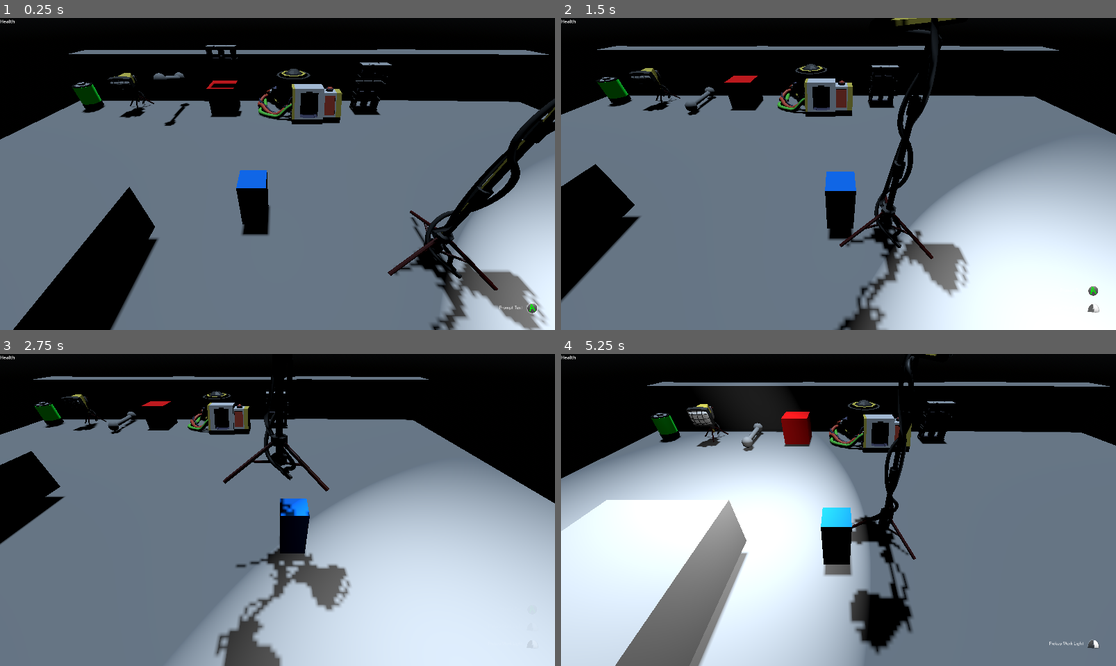
Above: before the commit, frames 1-4 (two rows, left to right).
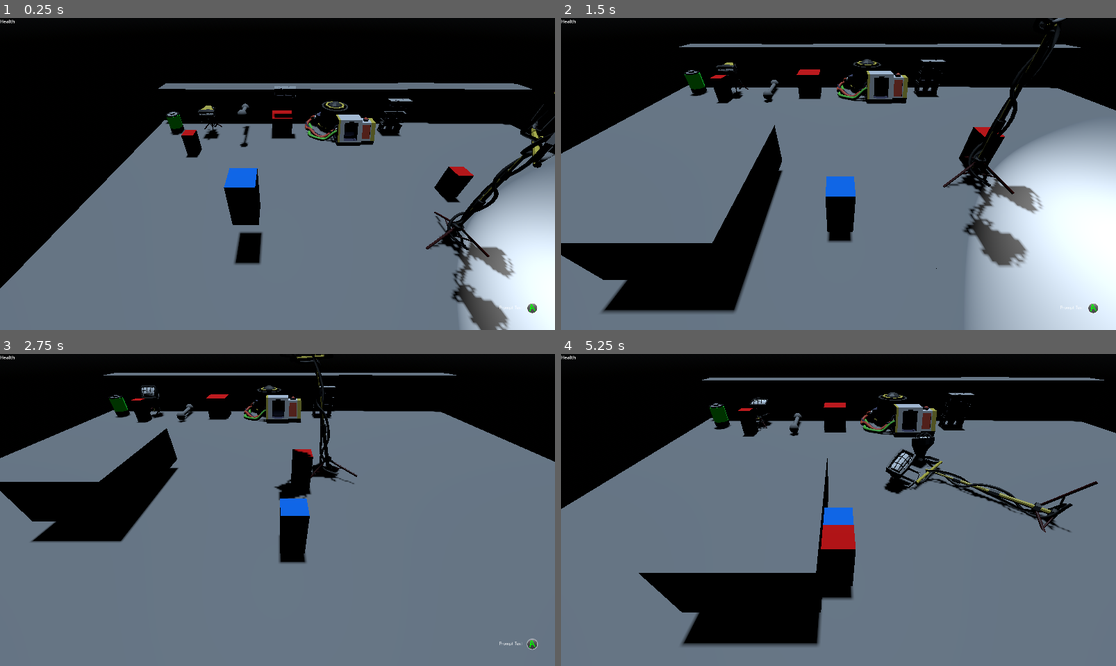
Above: after the commit, the same moments.

Repository: joshandersn/power
Game: Godot game, scene res://Scenes/main.tscn
Two runs of this game, one before a commit and one after it. Both use one fixed random seed, a clock stepped at 60 frames per second and the inputs below.
Inputs (mouse positions are in pixels of both pictures, inside the frame that each line leads up to):
- Up to frame 1 (0.25 s): no input
- Up to frame 2 (1.5 s): move the mouse to (960, 158) at 0.52 s; hold D (move_right) 0.53-1.28 s; right-click (960, 158) at 0.6 s; move the mouse to (727, 189) at 1.27 s; hold S (move_down) from 1.28 s (still down); right-click (727, 189) at 1.35 s
- Up to frame 3 (2.75 s): move the mouse to (333, 441) at 2.02 s; release S (move_down) at 2.03 s; hold D (move_right) from 2.03 s (still down); click (333, 441) at 2.1 s; right-click (333, 441) at 2.3 s
- Up to frame 4 (5.25 s): move the mouse to (810, 572) at 2.77 s; release D (move_right) at 2.78 s; hold W (move_up) 2.78-3.53 s; tap E (use_cable) at 2.85 s; right-click (810, 572) at 3.05 s; move the mouse to (1005, 556) at 3.52 s; hold A (move_left) 3.53-5.03 s; right-click (1005, 556) at 3.6 s; move the mouse to (672, 463) at 4.27 s; right-click (672, 463) at 4.35 s; move the mouse to (866, 510) at 5.02 s; hold S (move_down) from 5.03 s (still down); click (866, 510) at 5.1 s

The runs differ from the first frame. In frame 1, 31% of the frame differs, in the area x 0-100%, y 8-100%; in frame 2, 40%; in frame 3, 46%; in frame 4, 49%, in the area x 0-100%, y 0-100%.

Commit message:
adds knocking over

Diff:
--- a/Entities/player.gd
+++ b/Entities/player.gd
@@ -34,15 +34,18 @@
 			object.get_parent().cable_b = new_object
 
 func pickup(object: Node3D) -> void:
-	picked_up_item = object
-	object.freeze = true
-	detected_plug = null
-	can_pickup = false
-	if "inserted_into" in object:
-		if object.inserted_into:
-			object.inserted_into.have_item_removed()
-	pickup_field.resize(0)
-	$PickupTimer.start()
+	if "knocked_over" in object and object.knocked_over:
+		object.prop_back_up()
+	else:
+		picked_up_item = object
+		object.freeze = true
+		detected_plug = null
+		can_pickup = false
+		if "inserted_into" in object:
+			if object.inserted_into:
+				object.inserted_into.have_item_removed()
+		pickup_field.resize(0)
+		$PickupTimer.start()
 
 func throw_item() -> void:
 	if picked_up_item:
--- a/Items/WorkLight.tscn
+++ b/Items/WorkLight.tscn
@@ -31,11 +31,63 @@
 [sub_resource type="SphereShape3D" id="SphereShape3D_83ln2"]
 radius = 0.756222
 
+[sub_resource type="Animation" id="Animation_6vkh1"]
+resource_name = "knockOver"
+tracks/0/type = "value"
+tracks/0/imported = false
+tracks/0/enabled = true
+tracks/0/path = NodePath("Node3D:rotation")
+tracks/0/interp = 1
+tracks/0/loop_wrap = true
+tracks/0/keys = {
+"times": PackedFloat32Array(0, 0.166667, 0.266667, 0.333333),
+"transitions": PackedFloat32Array(1, 0.267943, 2.63902, 1),
+"update": 0,
+"values": [Vector3(0, 0, 0), Vector3(1.5708, 0, 0), Vector3(1.53589, 0, 0), Vector3(1.5708, 0, 0)]
+}
+
+[sub_resource type="Animation" id="Animation_xnnic"]
+length = 0.001
+tracks/0/type = "value"
+tracks/0/imported = false
+tracks/0/enabled = true
+tracks/0/path = NodePath("Node3D:rotation")
+tracks/0/interp = 1
+tracks/0/loop_wrap = true
+tracks/0/keys = {
+"times": PackedFloat32Array(0),
+"transitions": PackedFloat32Array(1),
+"update": 0,
+"values": [Vector3(0, 0, 0)]
+}
+
+[sub_resource type="Animation" id="Animation_qquhl"]
+resource_name = "PropUp"
+tracks/0/type = "value"
+tracks/0/imported = false
+tracks/0/enabled = true
+tracks/0/path = NodePath("Node3D:rotation")
+tracks/0/interp = 1
+tracks/0/loop_wrap = true
+tracks/0/keys = {
+"times": PackedFloat32Array(0, 0.266667, 0.5, 0.933333),
+"transitions": PackedFloat32Array(0.217638, 1, 0.307786, 1),
+"update": 0,
+"values": [Vector3(1.5708, 0, 0), Vector3(1.13747, 0, 0), Vector3(1.22173, 0, 0), Vector3(0, 0, 0)]
+}
+
+[sub_resource type="AnimationLibrary" id="AnimationLibrary_y1w5i"]
+_data = {
+"PropUp": SubResource("Animation_qquhl"),
+"RESET": SubResource("Animation_xnnic"),
+"knockOver": SubResource("Animation_6vkh1")
+}
+
 [node name="WorkLight" type="RigidBody3D" groups=["Defence", "Item", "Socket"]]
 collision_layer = 2
 lock_rotation = true
 script = ExtResource("1_stoc6")
-item_resource = SubResource("Resource_5p2t3")
+item_resource = SubResource("Resource_uwtyb")
 
 [node name="lightMesh" type="MeshInstance3D" parent="."]
 transform = Transform3D(0.651328, 0, 0, 0, 0.0820489, -0.4266, 0, 0.501866, 0.0697438, 0.00538091, 0.491795, -0.430372)
@@ -59,7 +111,15 @@
 [node name="PlugPos" type="Node3D" parent="."]
 transform = Transform3D(1, 0, 0, 0, 1, 0, 0, 0, 1, 0.0187387, -0.381702, 0.44253)
 
-[node name="Small_Worklight" parent="." instance=ExtResource("5_py3cc")]
+[node name="Node3D" type="Node3D" parent="."]
+
+[node name="Small_Worklight" parent="Node3D" instance=ExtResource("5_py3cc")]
 transform = Transform3D(-0.2, 0, 1.74846e-08, 0, 0.2, 0, -1.74846e-08, 0, -0.2, 0, -0.021632, 0.0922966)
 
+[node name="AnimationPlayer" type="AnimationPlayer" parent="."]
+libraries = {
+"": SubResource("AnimationLibrary_y1w5i")
+}
+
 [connection signal="body_entered" from="PlugDetect" to="." method="_on_plug_detect_body_entered"]
+[connection signal="animation_finished" from="AnimationPlayer" to="." method="_on_animation_player_animation_finished"]
--- a/Items/WorkLightTall.tscn
+++ b/Items/WorkLightTall.tscn
@@ -32,14 +32,67 @@
 [sub_resource type="SphereShape3D" id="SphereShape3D_83ln2"]
 radius = 0.756222
 
+[sub_resource type="Animation" id="Animation_6vkh1"]
+resource_name = "knockOver"
+tracks/0/type = "value"
+tracks/0/imported = false
+tracks/0/enabled = true
+tracks/0/path = NodePath("Node3D:rotation")
+tracks/0/interp = 1
+tracks/0/loop_wrap = true
+tracks/0/keys = {
+"times": PackedFloat32Array(0, 0.166667, 0.266667, 0.333333),
+"transitions": PackedFloat32Array(1, 0.267943, 2.63902, 1),
+"update": 0,
+"values": [Vector3(0, 0, 0), Vector3(1.5708, 0, 0), Vector3(1.53589, 0, 0), Vector3(1.5708, 0, 0)]
+}
+
+[sub_resource type="Animation" id="Animation_xnnic"]
+length = 0.001
+tracks/0/type = "value"
+tracks/0/imported = false
+tracks/0/enabled = true
+tracks/0/path = NodePath("Node3D:rotation")
+tracks/0/interp = 1
+tracks/0/loop_wrap = true
+tracks/0/keys = {
+"times": PackedFloat32Array(0),
+"transitions": PackedFloat32Array(1),
+"update": 0,
+"values": [Vector3(0, 0, 0)]
+}
+
+[sub_resource type="Animation" id="Animation_qquhl"]
+resource_name = "PropUp"
+tracks/0/type = "value"
+tracks/0/imported = false
+tracks/0/enabled = true
+tracks/0/path = NodePath("Node3D:rotation")
+tracks/0/interp = 1
+tracks/0/loop_wrap = true
+tracks/0/keys = {
+"times": PackedFloat32Array(0, 0.266667, 0.5, 0.933333),
+"transitions": PackedFloat32Array(0.217638, 1, 0.307786, 1),
+"update": 0,
+"values": [Vector3(1.5708, 0, 0), Vector3(1.13747, 0, 0), Vector3(1.22173, 0, 0), Vector3(0, 0, 0)]
+}
+
+[sub_resource type="AnimationLibrary" id="AnimationLibrary_y1w5i"]
+_data = {
+"PropUp": SubResource("Animation_qquhl"),
+"RESET": SubResource("Animation_xnnic"),
+"knockOver": SubResource("Animation_6vkh1")
+}
+
 [node name="WorkLightTall" type="RigidBody3D" groups=["Defence", "Item", "Socket"]]
 collision_layer = 2
 lock_rotation = true
 script = ExtResource("1_3ojxu")
-item_resource = SubResource("Resource_lphfi")
+item_resource = SubResource("Resource_pbuko")
 
 [node name="lightMesh" type="MeshInstance3D" parent="."]
 transform = Transform3D(0.596574, -0.209053, -0.034385, -0.000460287, 0.138279, -0.321507, 0.26112, 0.477862, 0.0779917, 1.05127, 3.22892, -0.182806)
+visible = false
 mesh = SubResource("BoxMesh_jxper")
 
 [node name="lightMesh2" type="MeshInstance3D" parent="lightMesh"]
@@ -64,7 +117,15 @@
 [node name="PlugPos" type="Node3D" parent="."]
 transform = Transform3D(1, 0, 0, 0, 1, 0, 0, 0, 1, 0.0187387, -0.381702, 0.44253)
 
-[node name="Worklight" parent="." instance=ExtResource("6_vm068")]
+[node name="Node3D" type="Node3D" parent="."]
+
+[node name="Worklight" parent="Node3D" instance=ExtResource("6_vm068")]
 transform = Transform3D(-0.199913, 0, 1.7477e-08, 0, 0.199913, 0, -1.7477e-08, 0, -0.199913, 0.658748, 3.67728, -0.0104432)
 
+[node name="AnimationPlayer" type="AnimationPlayer" parent="."]
+libraries = {
+"": SubResource("AnimationLibrary_y1w5i")
+}
+
 [connection signal="body_entered" from="PlugDetect" to="." method="_on_plug_detect_body_entered"]
+[connection signal="animation_finished" from="AnimationPlayer" to="." method="_on_animation_player_animation_finished"]
--- a/Items/work_light.gd
+++ b/Items/work_light.gd
@@ -18,8 +18,17 @@
 		$ConeLight.update_item()
 	item_resource = load("res://Items/WorkLight.tres").duplicate()
 
+var knocked_over: bool
+
+func prop_back_up() -> void:
+	$AnimationPlayer.play("PropUp")
+
 func goblin_action() -> void:
-	print("goblin hit ", self)
+	if !knocked_over:
+		$AnimationPlayer.play("knockOver")
+		knocked_over = true
+		update_item()
+
 
 func receive_power(_amt: int):
 	update_item()
@@ -28,8 +37,10 @@
 	if output_node:
 		if output_node.other_plug.plugged_into and output_node.plugged_into:
 			if output_node.other_plug.plugged_into.item_resource.power > 0:
-				print("live")
-				$ConeLight.active = true
+				if knocked_over:
+					$ConeLight.active = false
+				else:
+					$ConeLight.active = true
 			else:
 				$ConeLight.active = false
 		else:
@@ -61,3 +72,9 @@
 		body.global_position = $PlugPos.global_position
 		body.update_connections()
 		update_item()
+
+
+func _on_animation_player_animation_finished(anim_name: StringName) -> void:
+	if anim_name == "PropUp":
+		knocked_over = false
+		update_item()
--- a/Scenes/level01.tscn
+++ b/Scenes/level01.tscn
@@ -71,11 +71,11 @@
 target = NodePath("../Player")
 
 [node name="Player" parent="." instance=ExtResource("3_ehfn2")]
-transform = Transform3D(1, 0, 0, 0, 1, 0, 0, 0, 1, -6.88481, 1.02854, 1.88391)
+transform = Transform3D(1, 0, 0, 0, 1, 0, 0, 0, 1, -9.39538, 3.03527, 3.5222)
 
 [node name="WorkLight" parent="." instance=ExtResource("4_410tk")]
 transform = Transform3D(-0.999279, 0, -0.0385304, 0, 1, 0, 0.0385304, 0, -0.999279, -12.2503, 0.831654, -3.80756)
-item_resource = SubResource("Resource_fjxyx")
+item_resource = SubResource("Resource_nbdk1")
 
 [node name="Block2" parent="." instance=ExtResource("6_vu8qr")]
 transform = Transform3D(6.67257, 0, -0.0325407, 0, 2.52389, 0, 0.199094, 0, 1.09059, 1.45579, 0.774811, -5.59845)
@@ -98,11 +98,13 @@
 [node name="Boiler" parent="." instance=ExtResource("12_wiy3a")]
 transform = Transform3D(1, 0, 0, 0, 1, 0, 0, 0, 1, -8.55495, 0.250001, -3.63691)
 
-[node name="Enemy" parent="." instance=ExtResource("13_yme2v")]
-transform = Transform3D(1, 0, 0, 0, 1, 0, 0, 0, 1, -9.32625, 1.01116, 8.56929)
+[node name="Enemy" parent="." node_paths=PackedStringArray("target") instance=ExtResource("13_yme2v")]
+transform = Transform3D(1, 0, 0, 0, 1, 0, 0, 0, 1, -2.5304, 1.01116, 0.536423)
+target = NodePath("../WorkLightTall")
 
-[node name="Enemy2" parent="." instance=ExtResource("13_yme2v")]
-transform = Transform3D(1, 0, 0, 0, 1, 0, 0, 0, 1, -10.9067, 1.01116, 8.56929)
+[node name="Enemy2" parent="." node_paths=PackedStringArray("target") instance=ExtResource("13_yme2v")]
+transform = Transform3D(1, 0, 0, 0, 1, 0, 0, 0, 1, -12.6749, 1.01116, -1.38067)
+target = NodePath("../WorkLight")
 
 [node name="Enemy3" parent="." instance=ExtResource("13_yme2v")]
 transform = Transform3D(1, 0, 0, 0, 1, 0, 0, 0, 1, -12.3962, 1.01116, 8.56929)
Not shown: 2 places in Items/WorkLight.tscn that only renumber resources
Not shown: 2 places in Items/WorkLightTall.tscn that only renumber resources
Not shown: 1 places in Scenes/level01.tscn that only renumber resources
